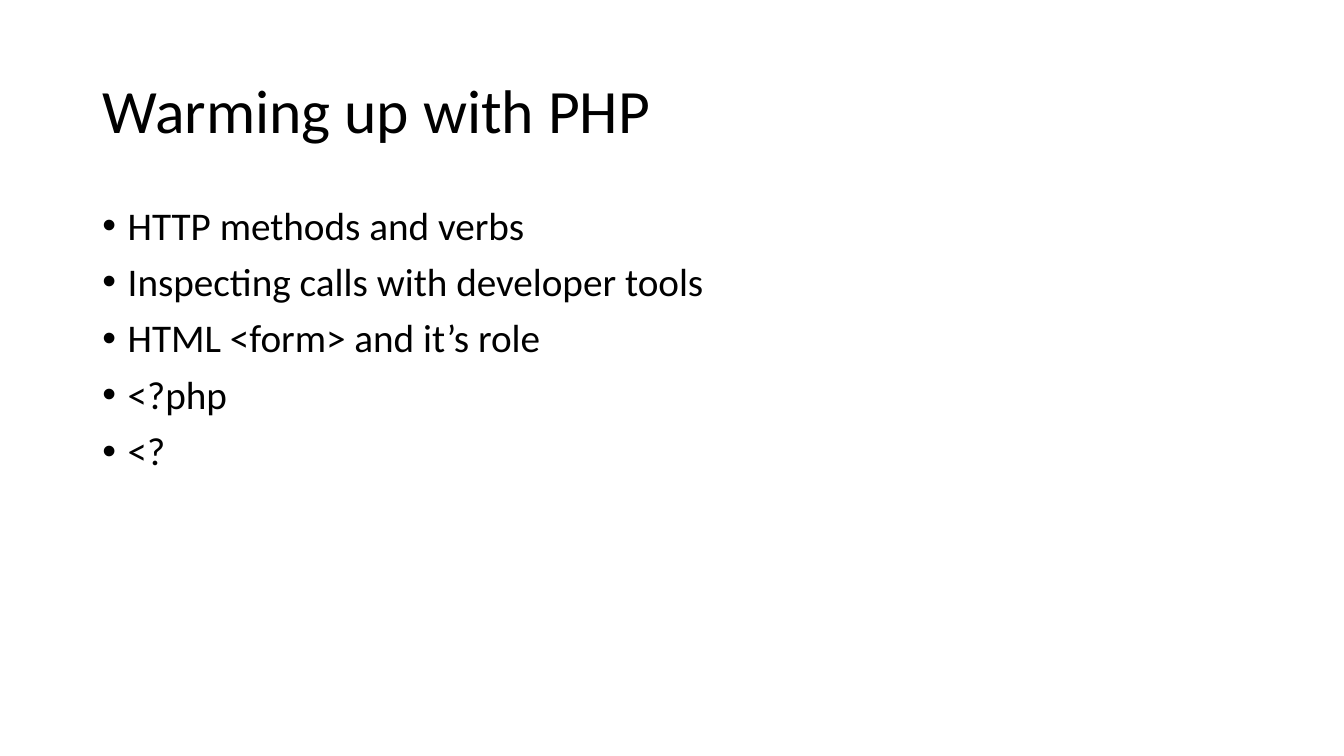
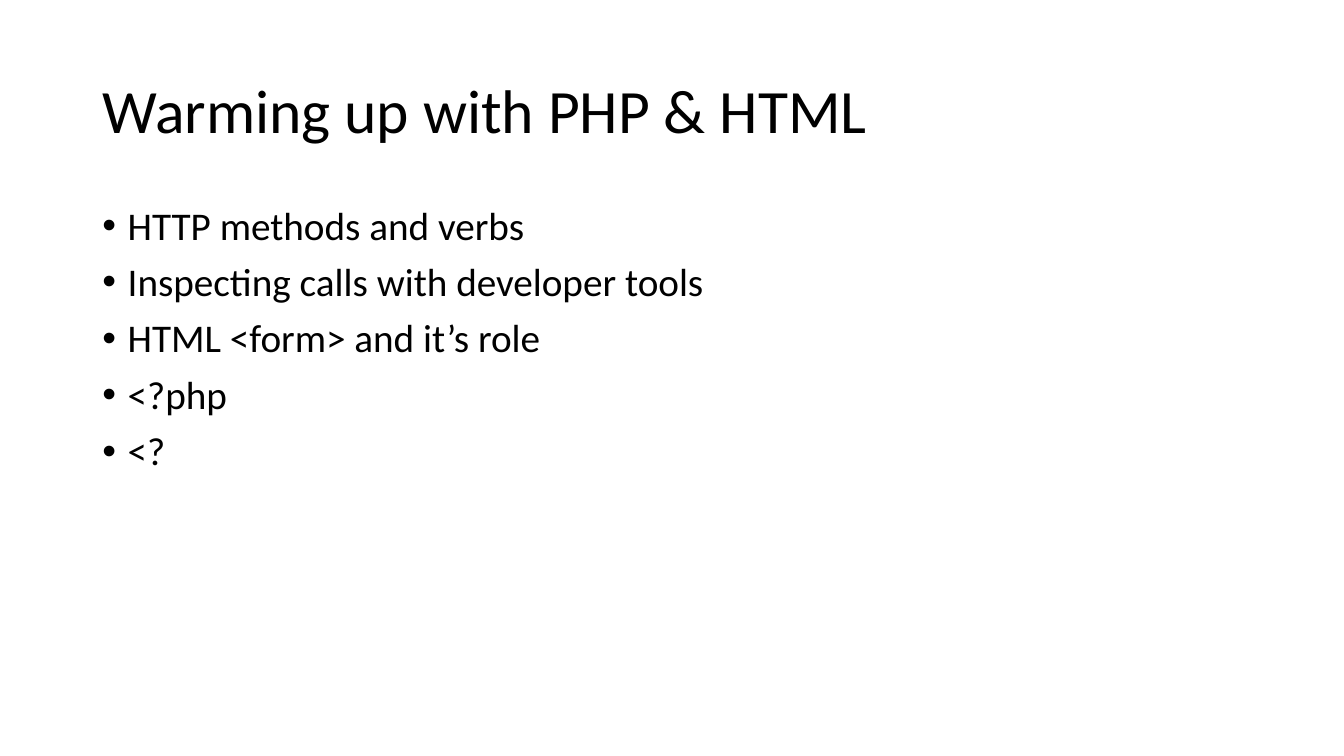
Before and after one commit to saorsa/php-course-excercises, a slide deck: slide 12 of Presentations/PHP Course.pptx (slide 11 before the commit). Drawn at 1344x756 pixels with LibreOffice and Linux fonts; fonts in the diff are those of the drawing. Boxes give left, top, right and bottom in pixels: in the first picture for what was removed or moved away, otherwise in the second. Text is boxed around its words. In the diff, an @@ line names an element or a change of style, - is before the commit and + after.

Commit message:
Added classes demos and text to the presentation.

```diff
--- a/Presentations/PHP Course.pptx
+++ b/Presentations/PHP Course.pptx
@@ title at [102, 90, 867, 144]: text changed @@
-Warming up with PHP
+Warming up with PHP & HTML
```
Also in this commit, not shown: 4 other slides changed, 29 slides added, 3 other files.
